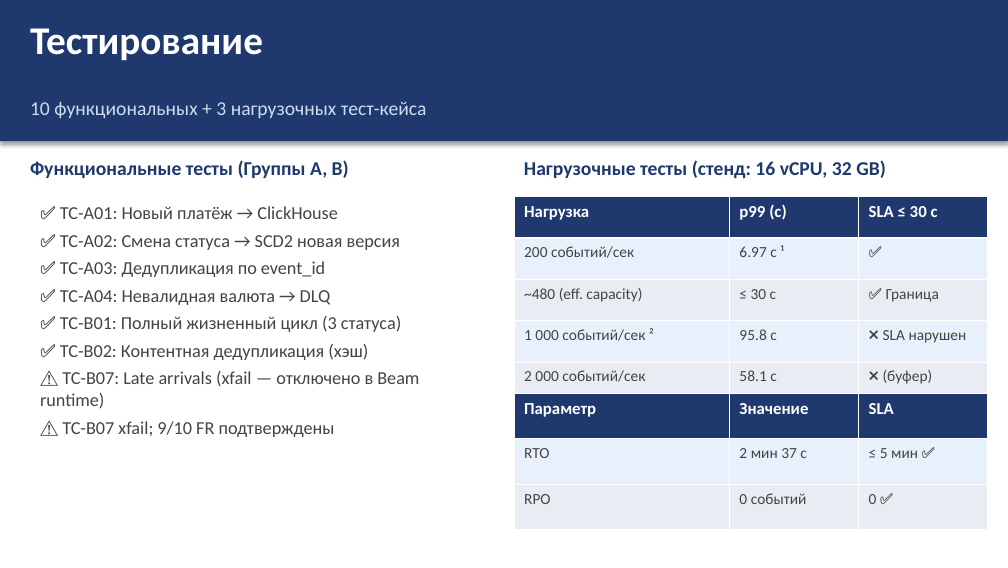
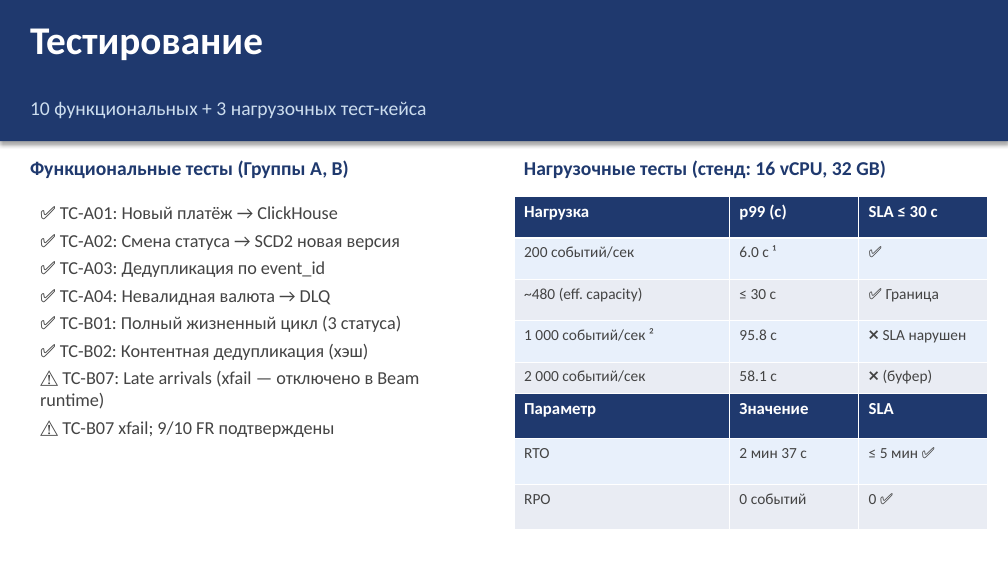
Before and after one commit to icheve/thesis, a slide deck: slide 11 of docs/ВКР_Ичев_Presentation.pptx. Drawn at 1008x568 pixels with LibreOffice and Linux fonts; fonts in the diff are those of the drawing. Boxes give left, top, right and bottom in pixels: in the first picture for what was removed or moved away, otherwise in the second. Text is boxed around its words. In the diff, an @@ line names an element or a change of style, - is before the commit and + after.

```diff
--- a/docs/ВКР_Ичев_Presentation.pptx
+++ b/docs/ВКР_Ичев_Presentation.pptx
@@ table at [514,197,988,403] @@
-row 2, column 2: 6.97 с ¹
+row 2, column 2: 6.0 с ¹
```
Also in this commit, not shown: 4 other slides changed, 12 other files.
